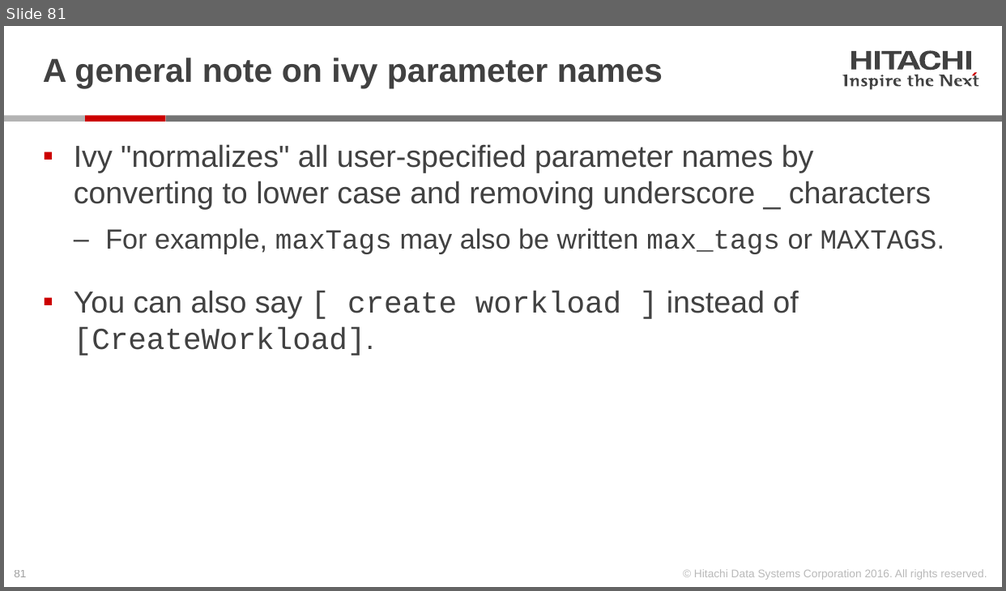
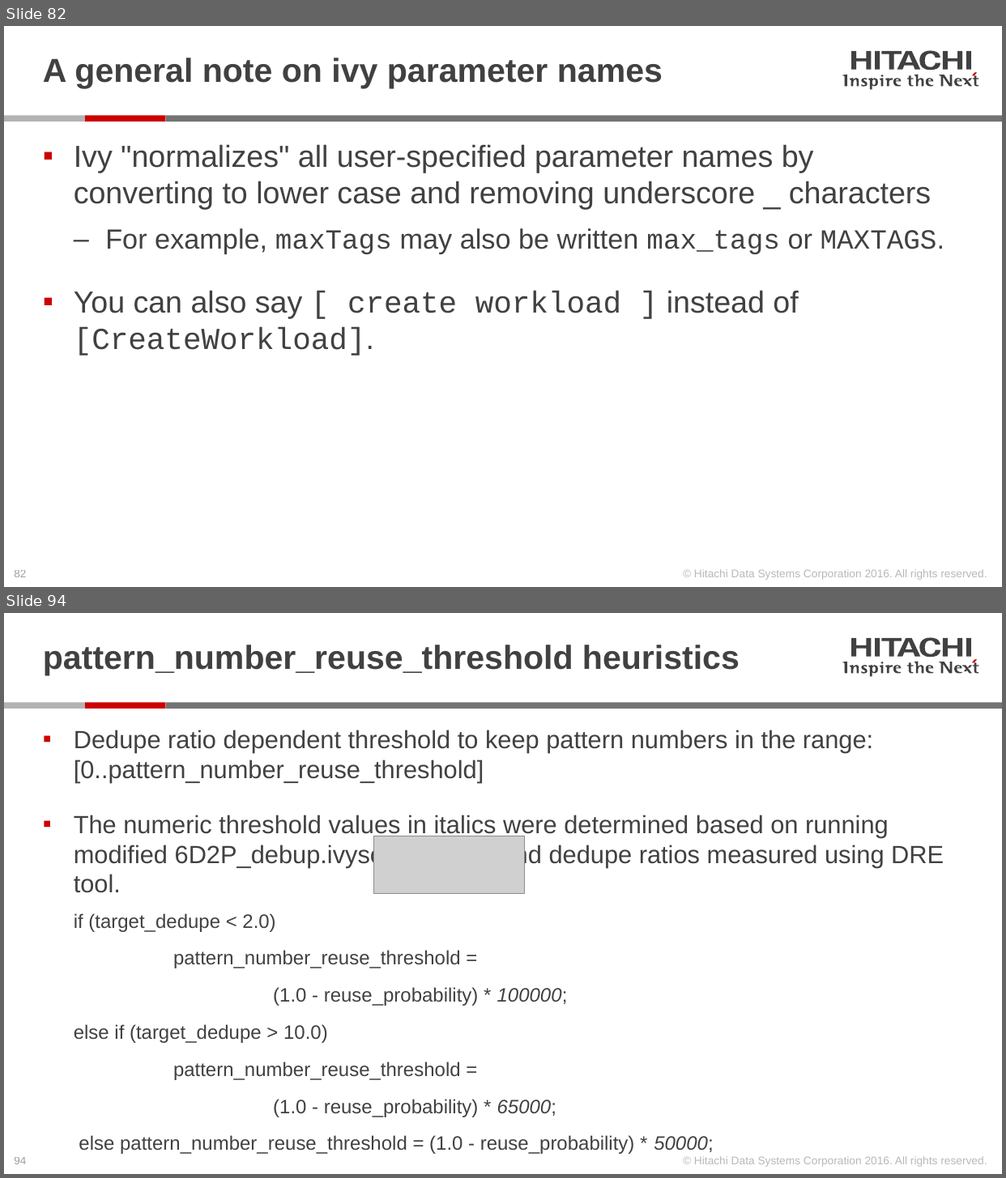
Before and after one commit to Hitachi-Data-Systems/ivy, a slide deck: doc/Programming the ivy engine.pptx. Shown one above the other, each under a label of ours: slide 81 before the commit, slides 82 and 94 after it; the slides between them are not shown. The pictures are 1006x591 and 1006x1178 pixels, drawn with LibreOffice and Linux fonts; fonts in the diff are those of the drawing; grey boxes stand for pictures. Boxes give left, top, right and bottom in pixels: in the first picture for what was removed or moved away, otherwise in the second. Text is boxed around its words. In the diff, an @@ line names an element or a change of style, - is before the commit and + after.

Commit message:
ivy 3.00.01 new_dedupe + one_thread_per_core, ivyslave->ivydriver

```diff
--- a/doc/Programming the ivy engine.pptx
+++ b/doc/Programming the ivy engine.pptx
@@ slide 94 added at (x1=4, y1=613, x2=1002, y2=1174), background #FFFFFF; not listed: 28 template elements that a slide beside it also shows @@
@@ title added at (x1=43, y1=645, x2=739, y2=675), 24 pt, text #414141, bold @@
+pattern_number_reuse_threshold heuristics
@@ text added at (x1=74, y1=730, x2=944, y2=1154), 14 pt, text #414141 @@
+▪ Dedupe ratio dependent threshold to keep pattern numbers in the range: [0..pattern_number_reuse_threshold]
+▪ The numeric threshold values in italics were determined based on running modified 6D2P_debup.ivyscript, and dedupe ratios measured using DRE tool.
+  if (target_dedupe < 2.0)
+  pattern_number_reuse_threshold =
+  (1.0 - reuse_probability) * 100000;
+  else if (target_dedupe > 10.0)
+  pattern_number_reuse_threshold =
+  (1.0 - reuse_probability) * 65000;
+  else pattern_number_reuse_threshold = (1.0 - reuse_probability) * 50000;
@@ picture added at (x1=374, y1=837, x2=525, y2=893) @@
@@ what was slide 81 is now slide 82 @@
@@ page number at (x1=14, y1=570, x2=26, y2=578): text changed @@
-81
+82
```
Also in this commit, not shown: 12 slides changed, 13 other slides added, 54 other files.
